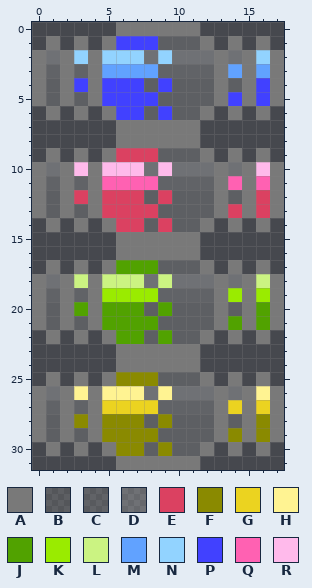
File history of a pixel-art sprite, content/bars.png. The picture above was drawn from the file before the commit.
The file is 18x32 pixels.
Palette (. is transparent): A #797979  B #a2a2a240  C #b2b2b240  D #ebebeb40  E #db4161  F #8a8a00  G #ebd320  H #fff392  J #51a200  K #9aeb00  L #cbf382  M #61a2ff  N #92d3ff  P #4141ff  Q #ff61b2  R #ffbaeb
Pixels before, first column x 0:
 0 ......AAAAAA......
 1 .A.A.APPPBBBA.A.A.
 2 ADANANNNDNDDDADANA
 3 ACACAMMMMCCCCAMAMA
 4 ABAPAPPPBPBBBABAPA
 5 ABABAPPPPBBBBAPAPA
 6 .A.A.APPBPBBA.A.A.
 7 ......AAAAAA......
 8 ......AAAAAA......
 9 .A.A.AEEEBBBA.A.A.
10 ADARARRRDRDDDADARA
11 ACACAQQQQCCCCAQAQA
12 ABAEAEEEBEBBBABAEA
13 ABABAEEEEBBBBAEAEA
14 .A.A.AEEBEBBA.A.A.
15 ......AAAAAA......
16 ......AAAAAA......
17 .A.A.AJJJBBBA.A.A.
18 ADALALLLDLDDDADALA
19 ACACAKKKKCCCCAKAKA
20 ABAJAJJJBJBBBABAJA
21 ABABAJJJJBBBBAJAJA
22 .A.A.AJJBJBBA.A.A.
23 ......AAAAAA......
24 ......AAAAAA......
25 .A.A.AFFFBBBA.A.A.
26 ADAHAHHHDHDDDADAHA
27 ACACAGGGGCCCCAGAGA
28 ABAFAFFFBFBBBABAFA
29 ABABAFFFFBBBBAFAFA
30 .A.A.AFFBFBBA.A.A.
31 ......AAAAAA......
Now the later version:
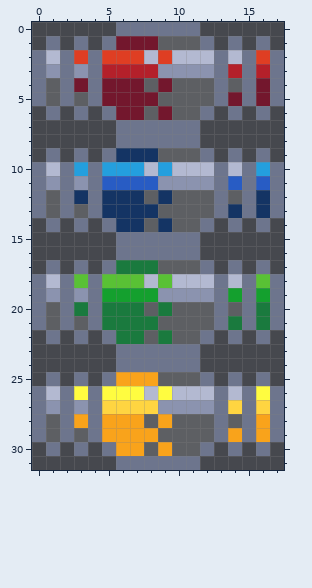
Edits made:
{"colour":"A","old":"#797979","new":"#6d758d"}
{"colour":"C","old":"#b2b2b240","new":"#8b93af"}
{"colour":"D","old":"#ebebeb40","new":"#b3b9d1"}
{"colour":"E","old":"#db4161","new":"#143464"}
{"colour":"F","old":"#8a8a00","new":"#f9a31b"}
{"colour":"G","old":"#ebd320","new":"#ffd541"}
{"colour":"H","old":"#fff392","new":"#fffc40"}
{"colour":"J","old":"#51a200","new":"#1a7a3e"}
{"colour":"K","old":"#9aeb00","new":"#14a02e"}
{"colour":"L","old":"#cbf382","new":"#59c135"}
{"colour":"M","old":"#61a2ff","new":"#b4202a"}
{"colour":"N","old":"#92d3ff","new":"#df3e23"}
{"colour":"P","old":"#4141ff","new":"#73172d"}
{"colour":"Q","old":"#ff61b2","new":"#285cc4"}
{"colour":"R","old":"#ffbaeb","new":"#249fde"}
{"label":"changed","picture_box":[32,22,284,470]}
